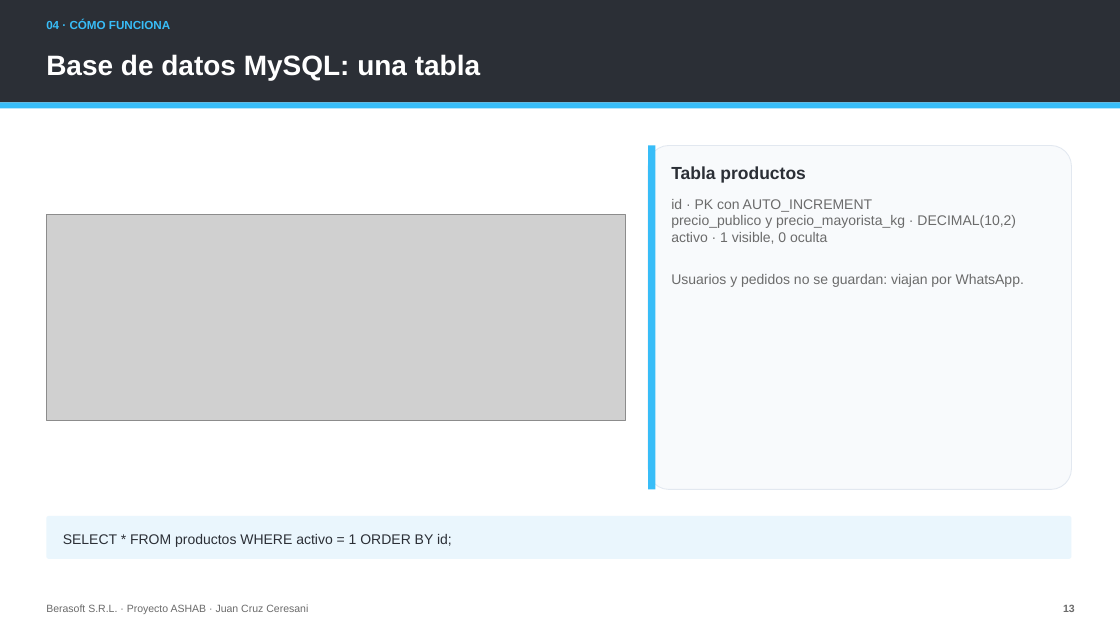
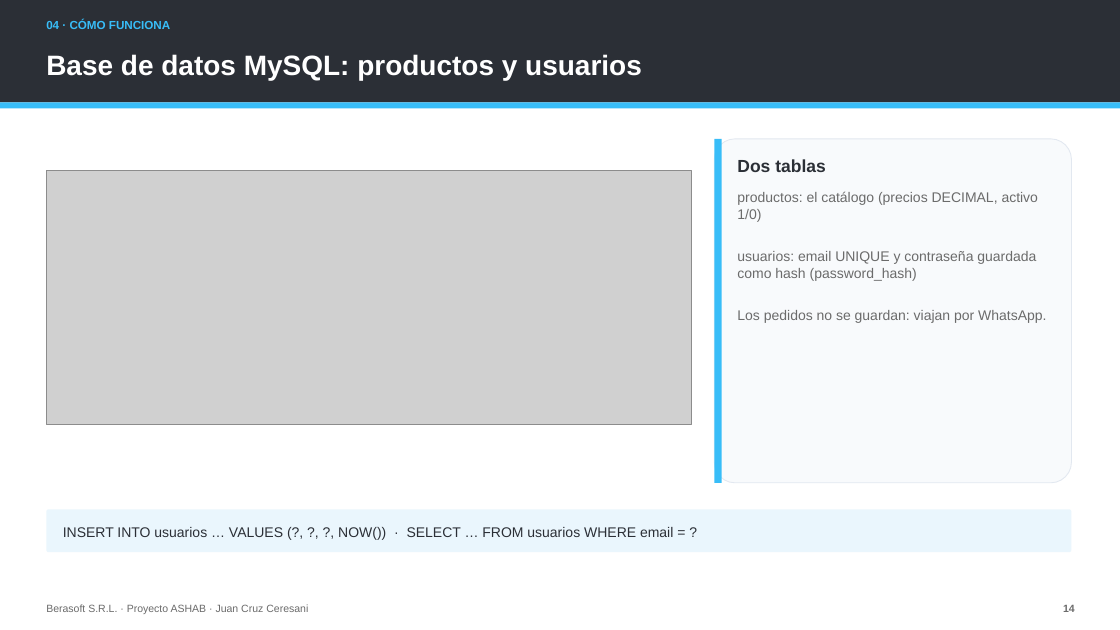
Before and after one commit to Gambeta-latorre/proyecto-consultora, a slide deck: slide 14 of 06_Documentos/Presentacion_ASHAB_Berasoft.pptx (slide 13 before the commit). Drawn at 1120x630 pixels with LibreOffice and Linux fonts; fonts in the diff are those of the drawing; grey boxes stand for pictures. Boxes give left, top, right and bottom in pixels: in the first picture for what was removed or moved away, otherwise in the second. Text is boxed around its words. In the diff, an @@ line names an element or a change of style, - is before the commit and + after.

```diff
--- a/06_Documentos/Presentacion_ASHAB_Berasoft.pptx
+++ b/06_Documentos/Presentacion_ASHAB_Berasoft.pptx
@@ text at box(46, 54, 642, 80): text changed @@
-Base de datos MySQL: una tabla
+Base de datos MySQL: productos y usuarios
@@ rounded rectangle: place and size @@
-rounded rectangle at box(649, 145, 1072, 489)
+rounded rectangle at box(714, 139, 1071, 482)
@@ rectangle: place and size @@
-rectangle at box(649, 145, 656, 489)
+rectangle at box(714, 139, 722, 482)
@@ picture: place and size @@
-picture at box(46, 215, 625, 421)
+picture at box(46, 171, 691, 424)
@@ text at box(737, 159, 826, 172): text changed @@
-Tabla productos
+Dos tablas
@@ text at box(737, 191, 1046, 323): text changed @@
-id · PK con AUTO_INCREMENT
-precio_publico y precio_mayorista_kg · DECIMAL(10,2)
-activo · 1 visible, 0 oculta
-Usuarios y pedidos no se guardan: viajan por WhatsApp.
+productos: el catálogo (precios DECIMAL, activo 1/0)
+usuarios: email UNIQUE y contraseña guardada como hash (password_hash)
+Los pedidos no se guardan: viajan por WhatsApp.
@@ rounded rectangle: place and size @@
-rounded rectangle at box(46, 516, 1071, 559)
+rounded rectangle at box(46, 509, 1071, 552)
@@ text at box(63, 527, 673, 540): text changed @@
-SELECT * FROM productos WHERE activo = 1 ORDER BY id;
+INSERT INTO usuarios … VALUES (?, ?, ?, NOW()) · SELECT … FROM usuarios WHERE email = ?
```
Also in this commit, not shown: 24 other slides changed, 2 slides added, 32 other files.
